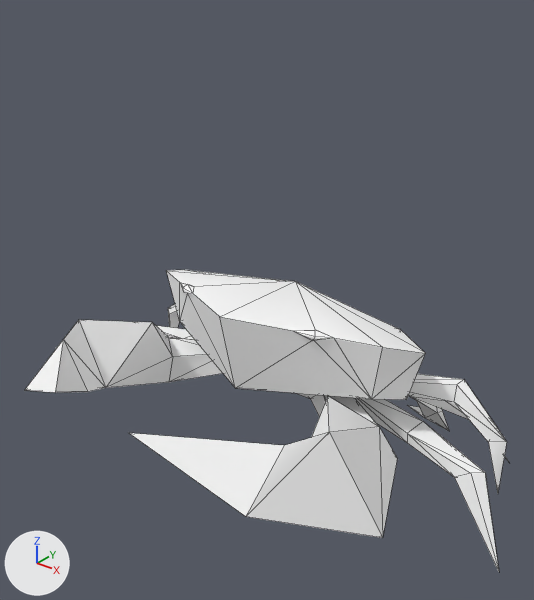
The FBX model TreasureDefence/Assets/Models/Enviroment/TD_Model_Crab.fbx as it was, and as the next commit left it.
The view is the same before and after, from a 50 mm lens placed at (0.143, -0.196, 0.178), pointed at (0.0, -0.017, 0.067). Arrows for +X, +Y and +Z are at lower left; the lights stay in place. Mesh edges are drawn as thin lines. Where no turn or scale is listed for an object, it has been applied to the vertices.

Script lines for the objects in view, before the commit:
```python
me_mesh = bpy.data.meshes.new('Mesh')
me_mesh.from_pydata(...)  # 149 vertices, 283 faces; spans x -0.094..0.094, y -0.088..0.052, z -0.067..0.002
me_mesh.materials.append(mat_crab1)  # its picture is missing
ob_crab = bpy.data.objects.new('Crab', me_mesh)
ob_crab.location = (0.0, -0.0058, 0.0679)
```
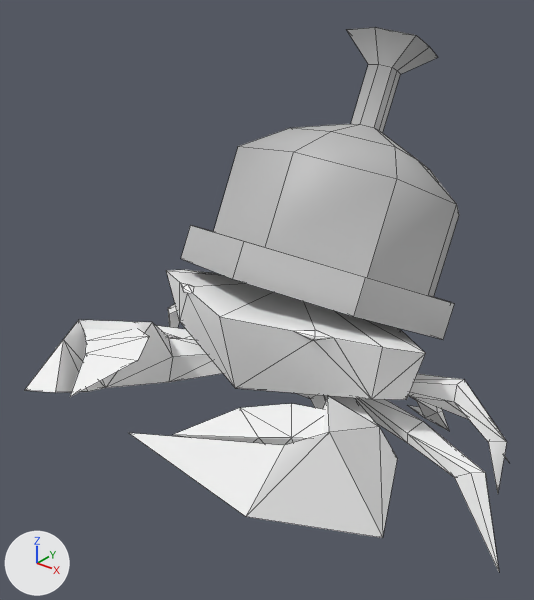
Where the change shows, as pixel boxes [x1, y1, x2, y2] in the pictures (534 x 600 px):
'Base', added
    after: [181, 124, 459, 339]
'Button', added
    after: [347, 27, 438, 133]
'LeftCrabHand', added
    after: [173, 404, 324, 445]
'RightCrabHand', added
    after: [70, 329, 149, 397]

Patch to the scene script:
```diff
--- a/TreasureDefence/Assets/Models/Enviroment/TD_Model_Crab.fbx.py
+++ b/TreasureDefence/Assets/Models/Enviroment/TD_Model_Crab.fbx.py
@@ mat_lambert1 @@
+mat_lambert1 = principled_material('lambert1')
+mat_lambert1.base_color = (0.5, 0.5, 0.5)  # grey #bcbcbc
@@ me_mesh_001 @@
+me_mesh_001.from_pydata(...)  # 50 vertices, 56 faces; spans x -0.0527..0.0527, y -0.0498..0.0538, z -0.0296..0.056
+me_mesh_001.materials.append(mat_lambert1)  # grey #bcbcbc
@@ me_mesh_004 @@
+me_mesh_004.from_pydata(...)  # 10 vertices, 16 faces; spans x -0.0079..0.029, y -0.0316..0.0182, z -0.0102..0.01
+me_mesh_004.materials.append(mat_crab1)  # its picture is missing
@@ me_mesh_003 @@
+me_mesh_003.from_pydata(...)  # 10 vertices, 16 faces; spans x -0.0249..0.0081, y -0.026..0.0182, z -0.0102..0.01
+me_mesh_003.materials.append(mat_crab1)  # its picture is missing
@@ me_mesh_1 @@
+me_mesh_1.from_pydata(...)  # 26 vertices, 32 faces; spans x -0.0153..0.0153, y 0.0224..0.0546, z 0.0505..0.0881
+me_mesh_1.materials.append(mat_lambert1)  # grey #bcbcbc
@@ ob_base @@
+ob_base = bpy.data.objects.new('Base', me_mesh_001)
+ob_base.location = (0.0, 0.016, 0.0622)
@@ ob_rightcrabhand @@
+ob_rightcrabhand = bpy.data.objects.new('RightCrabHand', me_mesh_004)
+ob_rightcrabhand.location = (-0.0453, -0.057, 0.0473)
@@ ob_leftcrabhand @@
+ob_leftcrabhand = bpy.data.objects.new('LeftCrabHand', me_mesh_003)
+ob_leftcrabhand.location = (0.0455, -0.057, 0.0475)
@@ ob_button @@
+ob_button = bpy.data.objects.new('Button', me_mesh_1)
+ob_button.location = (0.0, 0.016, 0.0622)
```
